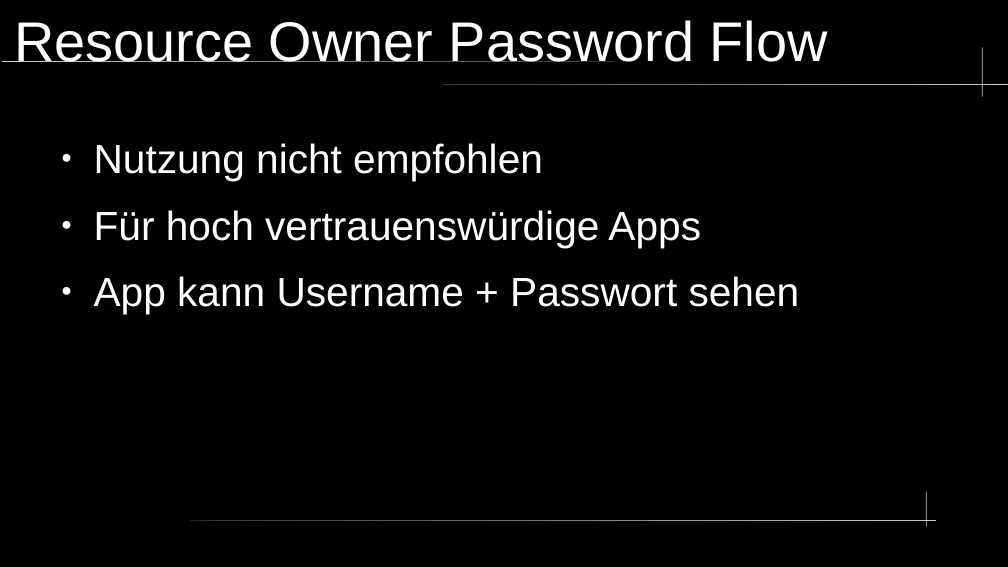
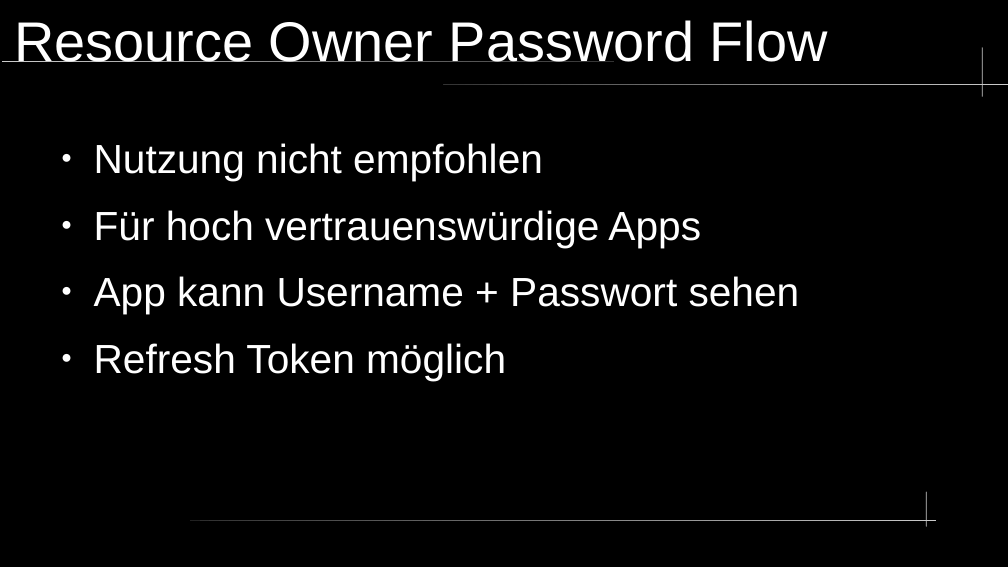
Before and after one commit to nkilders/e-portfolio-oauth2, a slide deck: slide 16 of presentation/OAuth2.odp (slide 13 before the commit). Drawn at 1008x567 pixels with LibreOffice and Linux fonts; fonts in the diff are those of the drawing. Boxes give left, top, right and bottom in pixels: in the first picture for what was removed or moved away, otherwise in the second. Text is boxed around its words. In the diff, an @@ line names an element or a change of style, - is before the commit and + after.

```diff
--- a/presentation/OAuth2.odp
+++ b/presentation/OAuth2.odp
@@ text at bbox=[94, 343, 506, 381]: paragraph added @@
+● Refresh Token möglich
```
Also in this commit, not shown: 8 other slides changed, 3 slides added, 1 other file.
